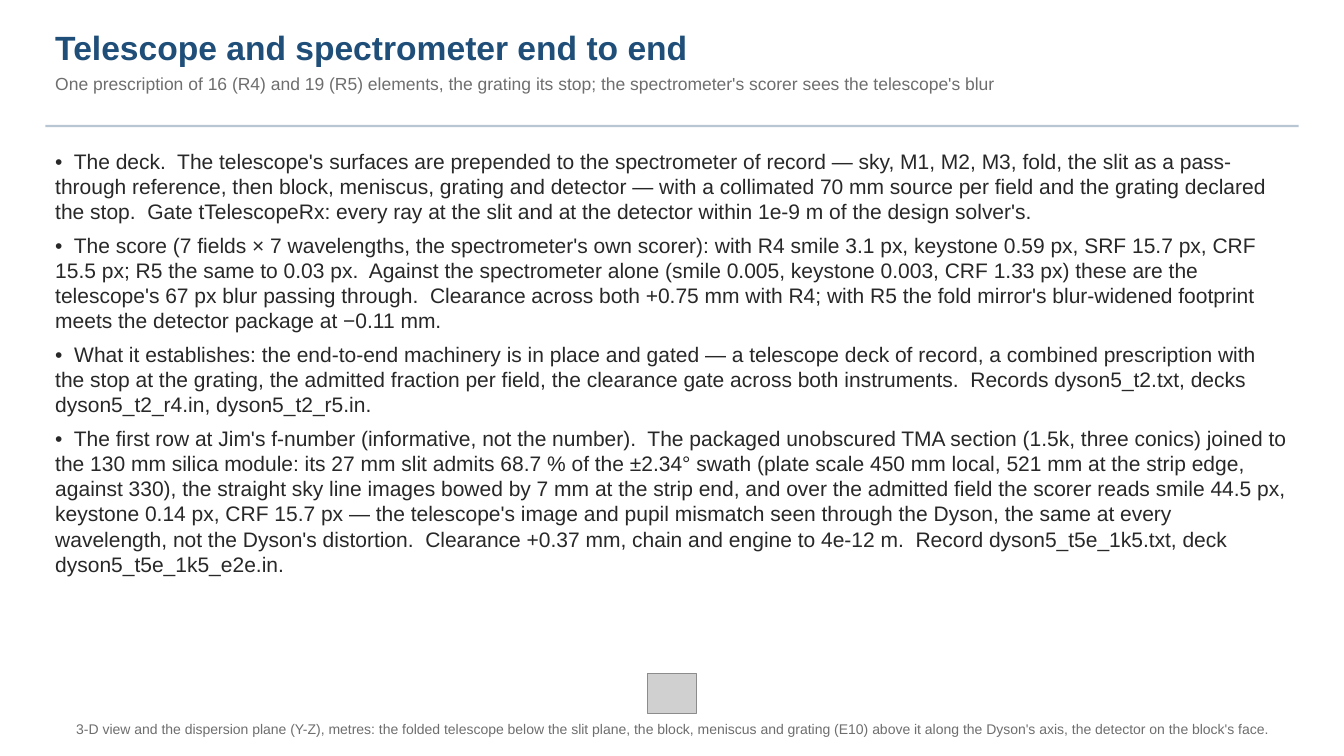
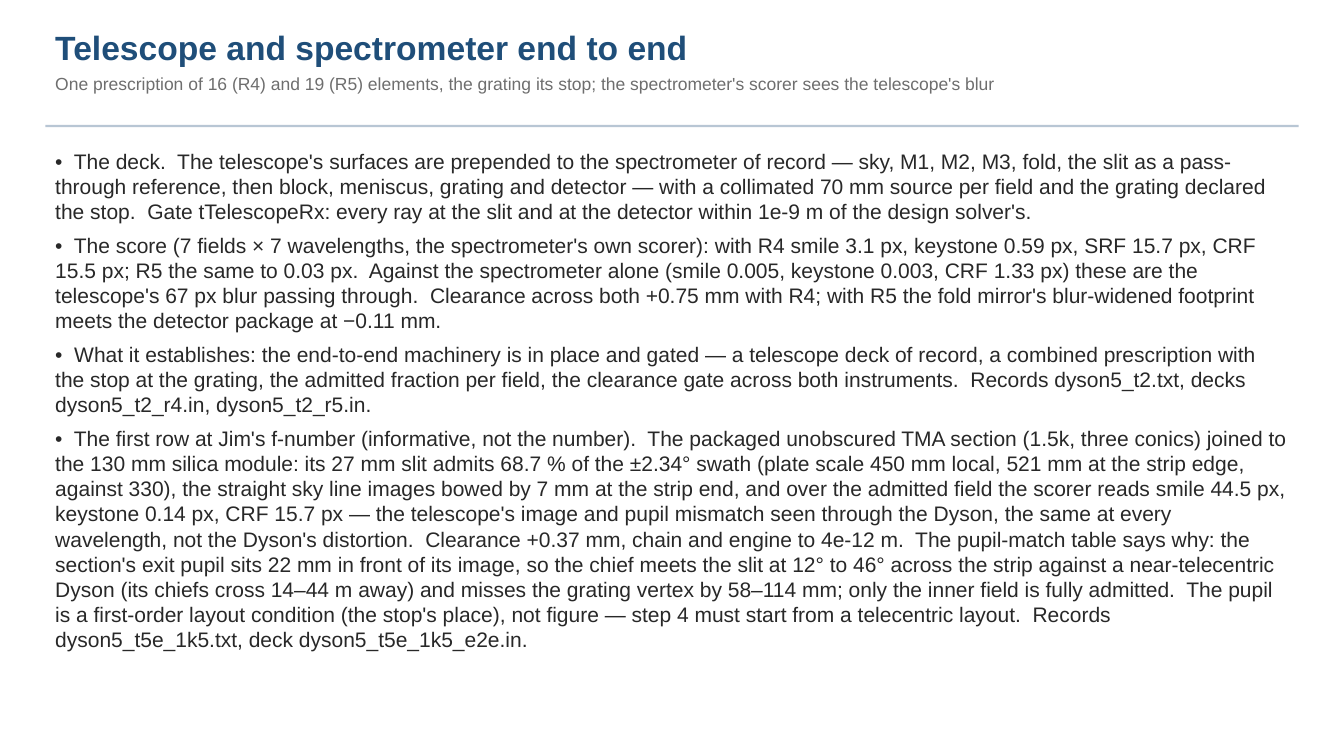
Before and after one commit to nasa-jpl/macos, a slide deck: slide 28 of demo_session/deck_dyson.pptx. Drawn at 1344x756 pixels with LibreOffice and Linux fonts; fonts in the diff are those of the drawing; grey boxes stand for pictures; background and template pictures are left out. Boxes give left, top, right and bottom in pixels: in the first picture for what was removed or moved away, otherwise in the second. Text is boxed around its words. In the diff, an @@ line names an element or a change of style, - is before the commit and + after.

```diff
--- a/demo_session/deck_dyson.pptx
+++ b/demo_session/deck_dyson.pptx
@@ text at (55,430,1286,652): text changed @@
-• The first row at Jim's f-number (informative, not the number). The packaged unobscured TMA section (1.5k, three conics) joined to the 130 mm silica module: its 27 mm slit admits 68.7 % of the ±2.34° swath (plate scale 450 mm local, 521 mm at the strip edge, against 330), the straight sky line images bowed by 7 mm at the strip end, and over the admitted field the scorer reads smile 44.5 px, keystone 0.14 px, CRF 15.7 px — the telescope's image and pupil mismatch seen through the Dyson, the same at every wavelength, not the Dyson's distortion. Clearance +0.37 mm, chain and engine to 4e-12 m. Record dyson5_t5e_1k5.txt, deck dyson5_t5e_1k5_e2e.in.
+• The first row at Jim's f-number (informative, not the number). The packaged unobscured TMA section (1.5k, three conics) joined to the 130 mm silica module: its 27 mm slit admits 68.7 % of the ±2.34° swath (plate scale 450 mm local, 521 mm at the strip edge, against 330), the straight sky line images bowed by 7 mm at the strip end, and over the admitted field the scorer reads smile 44.5 px, keystone 0.14 px, CRF 15.7 px — the telescope's image and pupil mismatch seen through the Dyson, the same at every wavelength, not the Dyson's distortion. Clearance +0.37 mm, chain and engine to 4e-12 m. The pupil-match table says why: the section's exit pupil sits 22 mm in front of its image, so the chief meets the slit at 12° to 46° across the strip against a near-telecentric Dyson (its chiefs cross 14–44 m away) and misses the grating vertex by 58–114 mm; only the inner field is fully admitted. The pupil is a first-order layout condition (the stop's place), not figure — step 4 must start from a telecentric layout. Records dyson5_t5e_1k5.txt, deck dyson5_t5e_1k5_e2e.in.
@@ picture removed at (647,674,696,714) @@
@@ text removed at (76,724,1268,737) @@
-3-D view and the dispersion plane (Y-Z), metres: the folded telescope below the slit plane, the block, meniscus and grating (E10) above it along the Dyson's axis, the detector on the block's face.
```
Also in this commit, not shown: 1 other slide changed, 1 other file.
